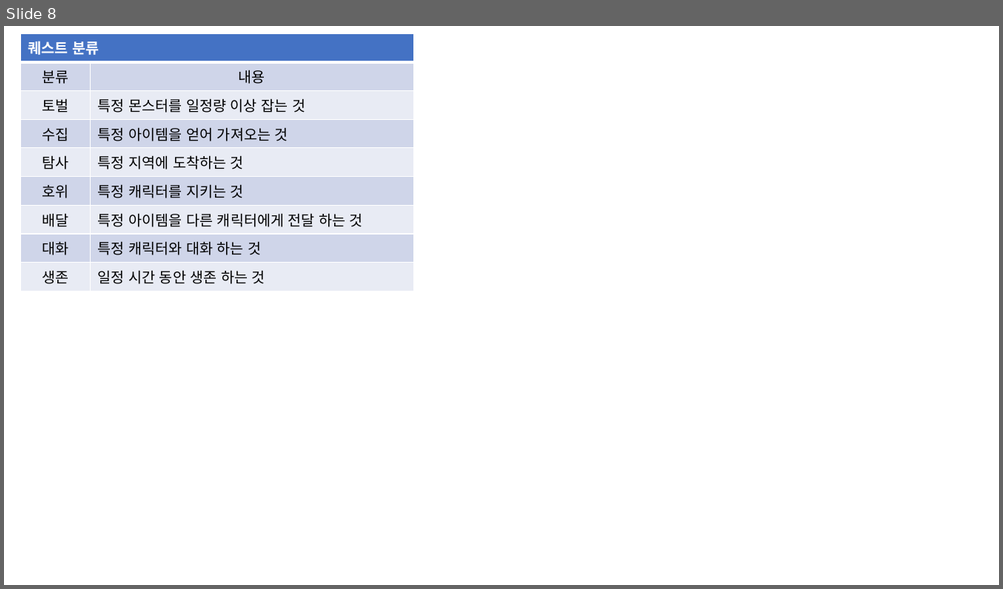
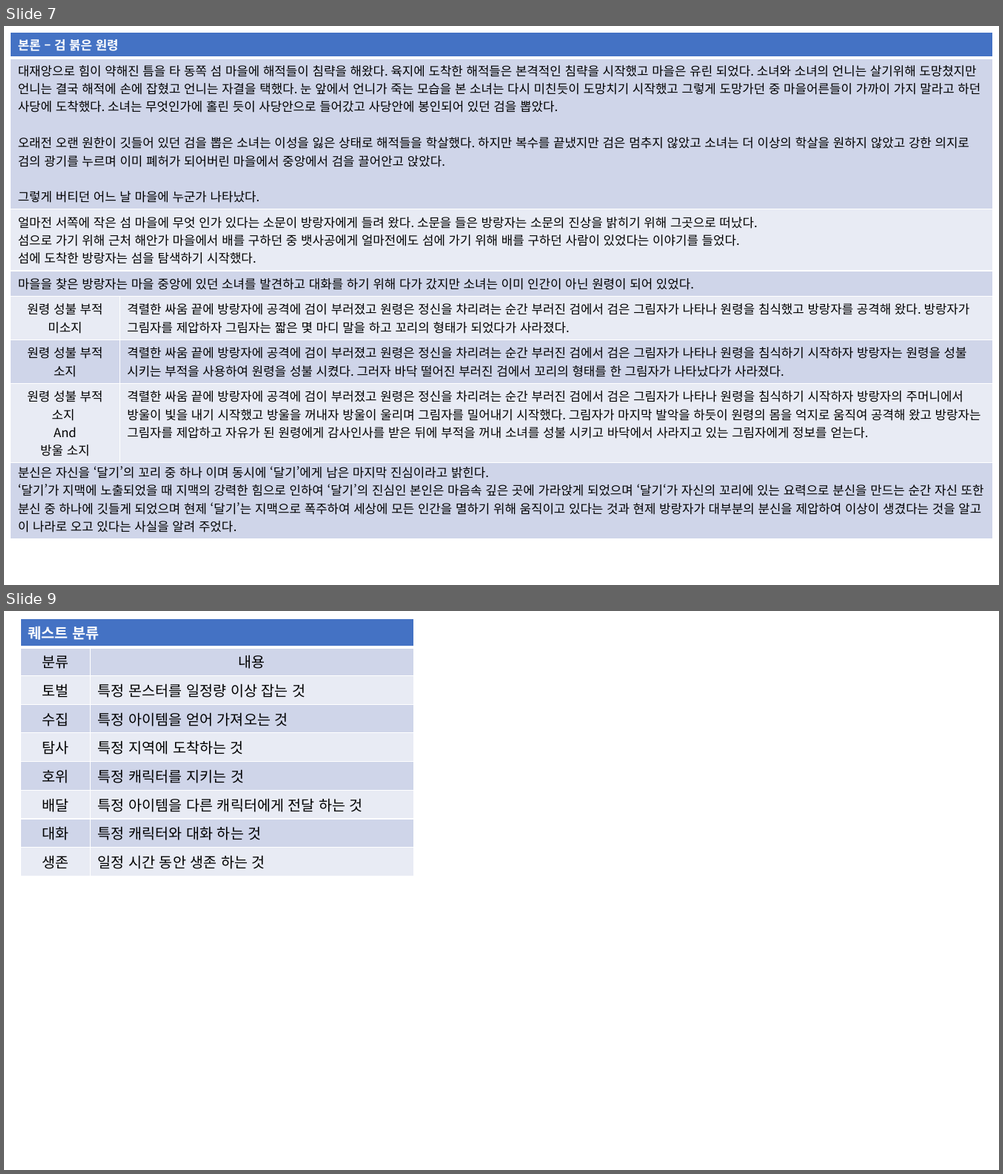
Before and after one commit to yjk0401/unityenginebasic_9th, a slide deck: 기획/메인 스토리 기획서.pptx. Shown one above the other, each under a label of ours: slide 8 before the commit, slides 7 and 9 after it; the slides between them are not shown. The pictures are 1003x589 and 1003x1174 pixels, drawn with LibreOffice and Linux fonts; fonts in the diff are those of the drawing. Boxes give left, top, right and bottom in pixels: in the first picture for what was removed or moved away, otherwise in the second. Text is boxed around its words. In the diff, an @@ line names an element or a change of style, - is before the commit and + after.

```diff
--- a/기획/메인 스토리 기획서.pptx
+++ b/기획/메인 스토리 기획서.pptx
@@ slide 7 added at [4, 26, 999, 585], background #FFFFFF @@
@@ table added at [11, 32, 993, 536], 7 rows, 2 columns @@
+본론 – 검 붉은 원령 | 
+대재앙으로 힘이 약해진 틈을 타 동쪽 섬 마을에 해적들이 침략을 해왔다. 육지에 도착한 해적들은 본격적인 침략을 시작했고 마을은 유린 되었다. 소녀와 소녀의 언니는 살기위해 도망쳤지만 언니는 결국 해적에 손에 잡혔고 언니는 자결을 택했다. 눈 앞에서 언니가 죽는 모습을 본 소녀는 다시 미친듯이 도망치기 시작했고 그렇게 도망가던 중 마을어른들이 가까이 가지 말라고 하던 사당에 도착했다. 소녀는 무엇인가에 홀린 듯이 사당안으로 들어갔고 사당안에 봉인되어 있던 검을 뽑았다. / 오래전 오랜 원한이 깃들어 있던 검을 뽑은 소녀는 이성을 잃은 상태로 해적들을 학살했다. 하지만 복수를 끝냈지만 검은 멈추지 않았고 소녀는 더 이상의 학살을 원하지 않았고 강한 의지로 검의 광기를 누르며 이미 폐허가 되어버린 마을에서 중앙에서 검을 끌어안고 앉았다. / 그렇게 버티던 어느 날 마을에 누군가 나타났다. | 
+얼마전 서쪽에 작은 섬 마을에 무엇 인가 있다는 소문이 방랑자에게 들려 왔다. 소문을 들은 방랑자는 소문의 진상을 밝히기 위해 그곳으로 떠났다. / 섬으로 가기 위해 근처 해안가 마을에서 배를 구하던 중 뱃사공에게 얼마전에도 섬에 가기 위해 배를 구하던 사람이 있었다는 이야기를 들었다. / 섬에 도착한 방랑자는 섬을 탐색하기 시작했다. | 
+마을을 찾은 방랑자는 마을 중앙에 있던 소녀를 발견하고 대화를 하기 위해 다가 갔지만 소녀는 이미 인간이 아닌 원령이 되어 있었다. | 
+원령 성불 부적 미소지 | 격렬한 싸움 끝에 방랑자에 공격에 검이 부러졌고 원령은 정신을 차리려는 순간 부러진 검에서 검은 그림자가 나타나 원령을 침식했고 방랑자를 공격해 왔다. 방랑자가 그림자를 제압하자 그림자는 짧은 몇 마디 말을 하고 꼬리의 형태가 되었다가 사라졌다.
+원령 성불 부적 소지 | 격렬한 싸움 끝에 방랑자에 공격에 검이 부러졌고 원령은 정신을 차리려는 순간 부러진 검에서 검은 그림자가 나타나 원령을 침식하기 시작하자 방랑자는 원령을 성불 시키는 부적을 사용하여 원령을 성불 시켰다. 그러자 바닥 떨어진 부러진 검에서 꼬리의 형태를 한 그림자가 나타났다가 사라졌다.
+원령 성불 부적 소지 / And / 방울 소지 | 격렬한 싸움 끝에 방랑자에 공격에 검이 부러졌고 원령은 정신을 차리려는 순간 부러진 검에서 검은 그림자가 나타나 원령을 침식하기 시작하자 방랑자의 주머니에서 방울이 빛을 내기 시작했고 방울을 꺼내자 방울이 울리며 그림자를 밀어내기 시작했다. 그림자가 마지막 발악을 하듯이 원령의 몸을 억지로 움직여 공격해 왔고 방랑자는 그림자를 제압하고 자유가 된 원령에게 감사인사를 받은 뒤에 부적을 꺼내 소녀를 성불 시키고 바닥에서 사라지고 있는 그림자에게 정보를 얻는다.
@@ table added at [11, 416, 993, 536], 2 rows, 1 columns @@
+본론
+계속해서 분신들을 처리하고 정보를 모아 흑막에게 가까워진 방랑자의 앞에 지금 까지 처리 했던 분신들과 다른 이질적인 분신이 나타난다. / 분신은 자신을 ‘달기’의 꼬리 중 하나 이며 동시에 ‘달기’에게 남은 마지막 진심이라고 밝힌다. / ‘달기’가 지맥에 노출되었을 때 지맥의 강력한 힘으로 인하여 ‘달기’의 진심인 본인은 마음속 깊은 곳에 가라앉게 되었으며 ‘달기‘가 자신의 꼬리에 있는 요력으로 분신을 만드는 순간 자신 또한 분신 중 하나에 깃들게 되었으며 현제 ‘달기’는 지맥으로 폭주하여 세상에 모든 인간을 멸하기 위해 움직이고 있다는 것과 현제 방랑자가 대부분의 분신을 제압하여 이상이 생겼다는 것을 알고 이 나라로 오고 있다는 사실을 알려 주었다.
@@ what was slide 8 is now slide 9 @@
```
Also in this commit, not shown: 2 slides changed.
